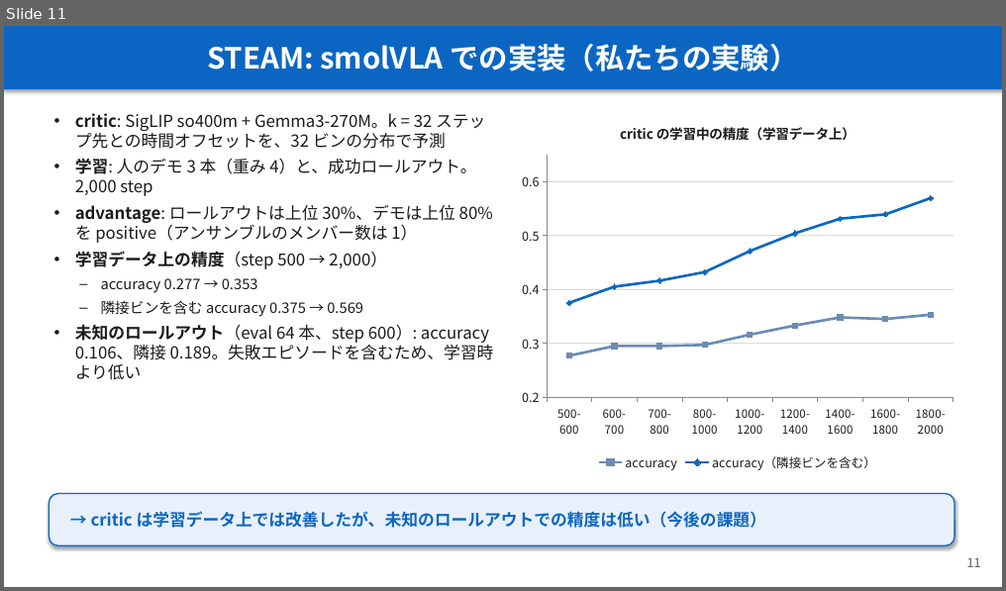
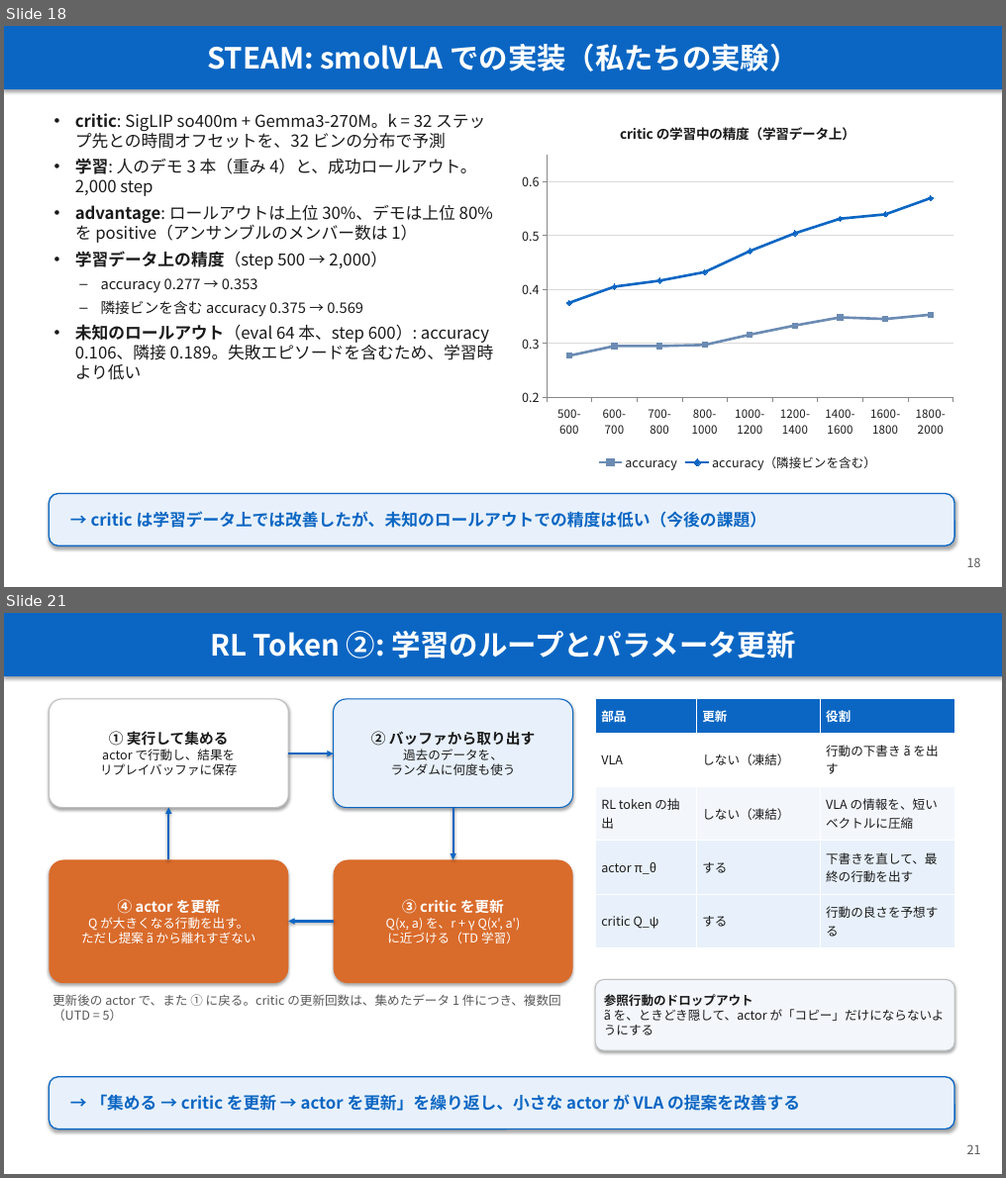
Before and after one commit to Junhand/libero_RL, a slide deck: docs/RECAP_STEAM_RLToken.pptx. Shown one above the other, each under a label of ours: slide 11 before the commit, slides 18 and 21 after it; the slides between them are not shown. The pictures are 1006x591 and 1006x1178 pixels, drawn with LibreOffice and Linux fonts; fonts in the diff are those of the drawing. Boxes give left, top, right and bottom in pixels: in the first picture for what was removed or moved away, otherwise in the second. Text is boxed around its words. In the diff, an @@ line names an element or a change of style, - is before the commit and + after.

```diff
--- a/docs/RECAP_STEAM_RLToken.pptx
+++ b/docs/RECAP_STEAM_RLToken.pptx
@@ slide 21 added at [4,613,1002,1174], background #FFFFFF @@
@@ rectangle added at [4,613,1002,676], fill #0B66C3, 28 pt, text #FFFFFF, bold @@
+RL Token ②: 学習のループとパラメータ更新
@@ rounded rectangle added at [49,699,288,808], fill #FFFFFF, outline #BFBFBF 1 pt, 12 pt, text #1A1A1A @@
+① 実行して集める
+actor で行動し、結果を
+リプレイバッファに保存
@@ rounded rectangle added at [334,699,573,808], fill #E8F1FB, outline #0B66C3 1 pt, 12 pt, text #1A1A1A @@
+② バッファから取り出す
+過去のデータを、
+ランダムに何度も使う
@@ table added at [595,699,954,949], 5 rows, 3 columns @@
+部品 | 更新 | 役割
+VLA | しない（凍結） | 行動の下書き ã を出す
+RL token の抽出 | しない（凍結） | VLA の情報を、短いベクトルに圧縮
+actor π_θ | する | 下書きを直して、最終の行動を出す
+critic Q_ψ | する | 行動の良さを予想する
@@ arrow added from (288, 754) to (334, 754), #0B66C3 2 pt @@
@@ arrow added from (168, 861) to (168, 808), #0B66C3 2 pt @@
@@ arrow added from (453, 808) to (453, 861), #0B66C3 2 pt @@
@@ rounded rectangle added at [49,861,288,983], fill #D96B2B, 12 pt, text #FFFFFF @@
+④ actor を更新
+Q が大きくなる行動を出す。
+ただし提案 ã から離れすぎない
@@ rounded rectangle added at [334,861,573,983], fill #D96B2B, 12 pt, text #FFFFFF @@
+③ critic を更新
+Q(x, a) を、r + γ Q(x', a')
+に近づける（TD 学習）
@@ arrow added from (334, 922) to (288, 922), #0B66C3 2 pt @@
@@ text added at [53,994,561,1021], 12 pt, text #595959 @@
+更新後の actor で、また ① に戻る。critic の更新回数は、集めたデータ 1 件につき、複数回（UTD = 5）
@@ rounded rectangle added at [595,980,954,1051], fill #F3F7FC, outline #BFBFBF 1 pt, 12 pt, text #1A1A1A @@
+参照行動のドロップアウト
+ã を、ときどき隠して、actor が「コピー」だけにならないようにする
@@ rounded rectangle added at [49,1077,954,1130], fill #E8F1FB, outline #0B66C3 1.25 pt, 16 pt, text #0B66C3, bold @@
+→ 「集める → critic を更新 → actor を更新」を繰り返し、小さな actor が VLA の提案を改善する
@@ text added at [967,1145,981,1155], 12 pt, text #595959 @@
+21
@@ what was slide 11 is now slide 18 @@
@@ slide 18 changed as well @@
@@ text at [967,558,981,568]: text changed @@
-11
+18
```
Also in this commit, not shown: 11 other slides changed, 9 other slides added, 1 slide removed, 1 other file.
